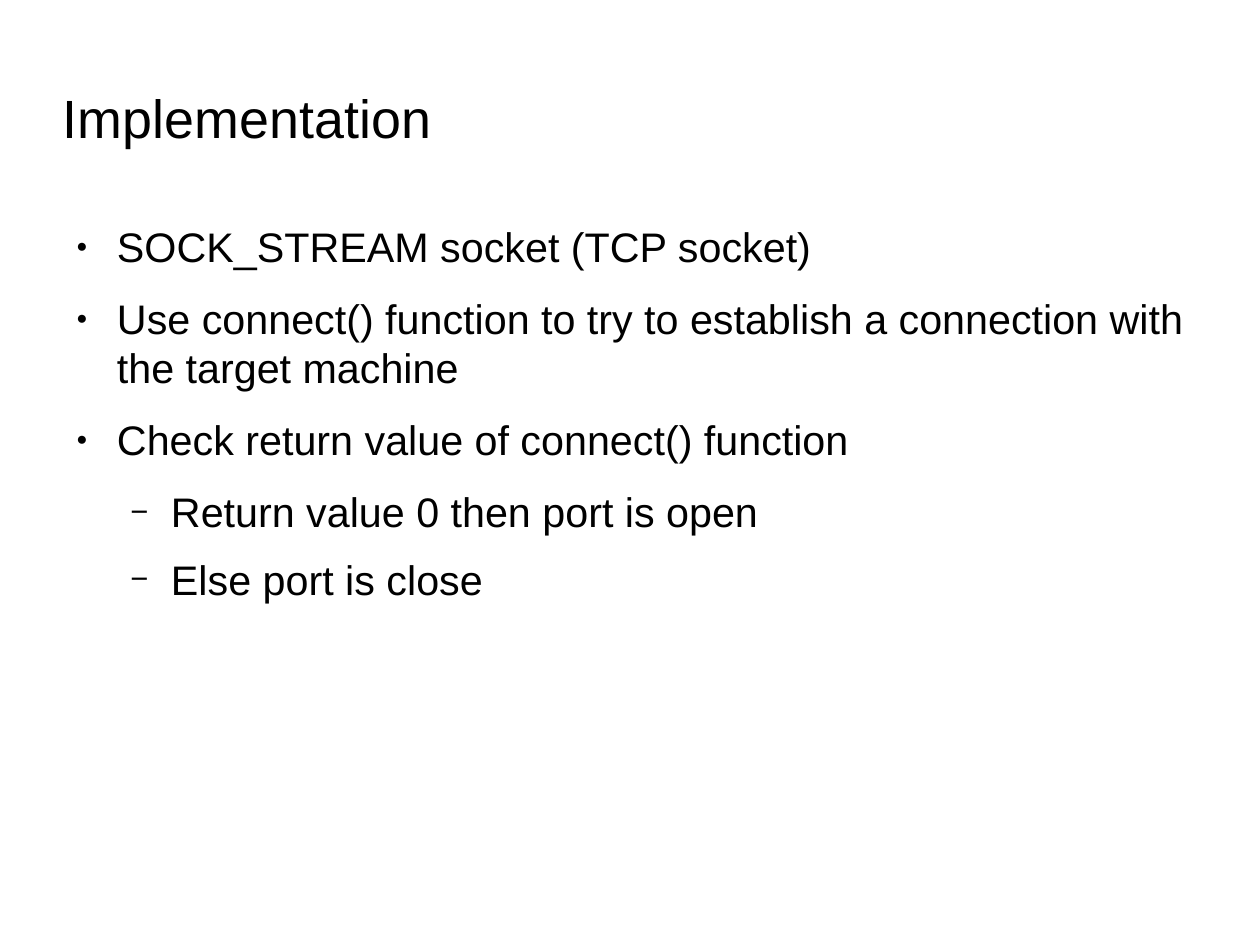
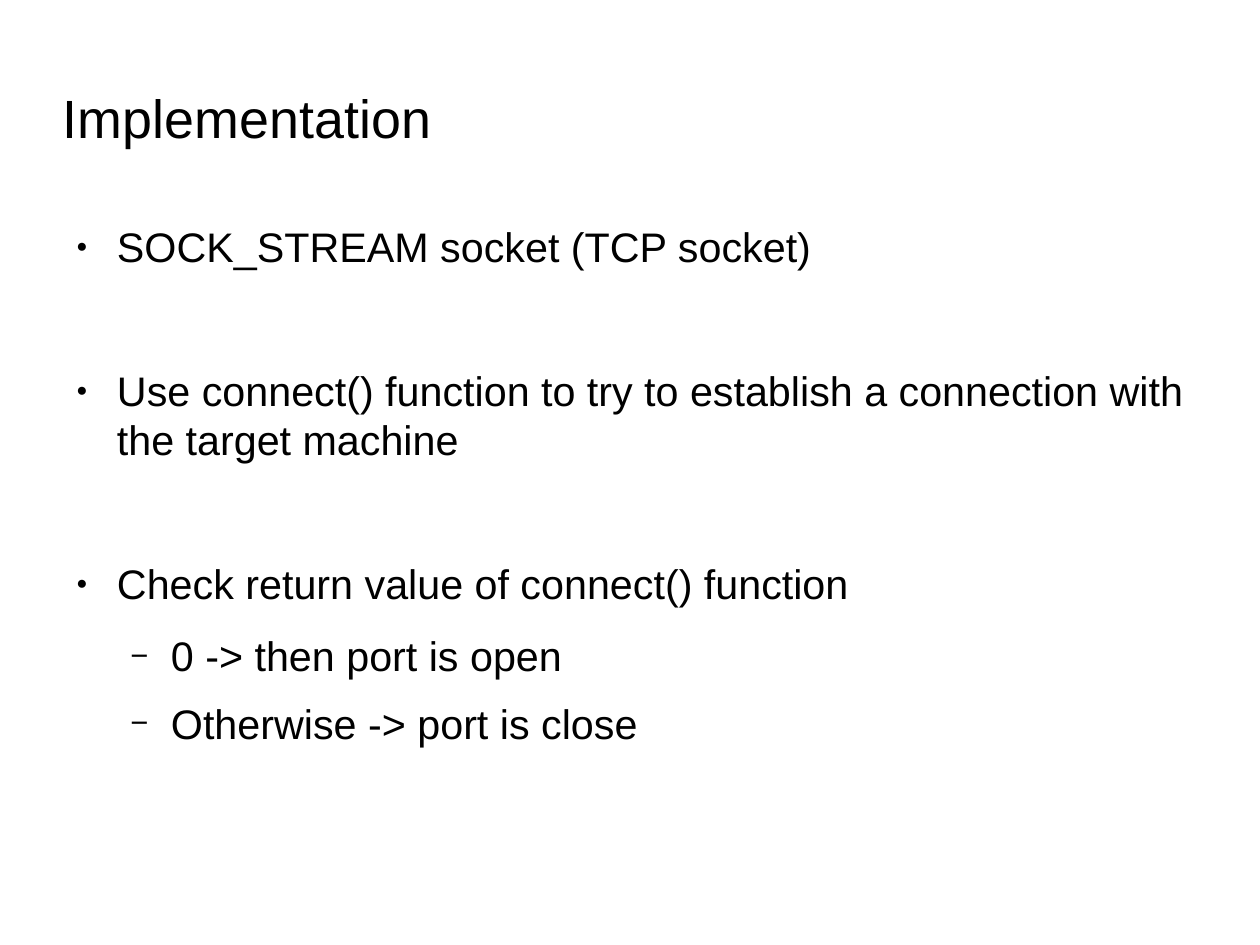
Before and after one commit to herrBez/PortScanner, a slide deck: slide 7 of slides/presentation.odp. Drawn at 1260x945 pixels with LibreOffice and Linux fonts; fonts in the diff are those of the drawing; background and template pictures are left out. Boxes give left, top, right and bottom in pixels: in the first picture for what was removed or moved away, otherwise in the second. Text is boxed around its words. In the diff, an @@ line names an element or a change of style, - is before the commit and + after.

```diff
--- a/slides/presentation.odp
+++ b/slides/presentation.odp
@@ text at (171, 641, 637, 747): text changed @@
-  − Return value 0 then port is open
-  − Else port is close
+  − 0 -> then port is open
+  − Otherwise -> port is close
```
Also in this commit, not shown: 3 other slides changed, 1 slide added, 1 slide removed.
